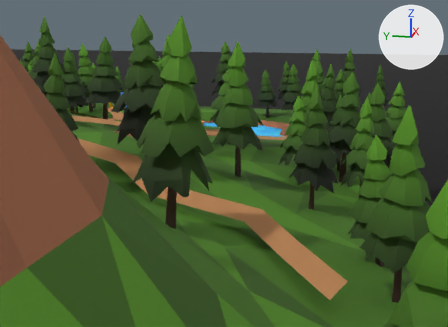
An edit to the glTF model web/static/models/mountain.glb, drawn before and after from the same camera.
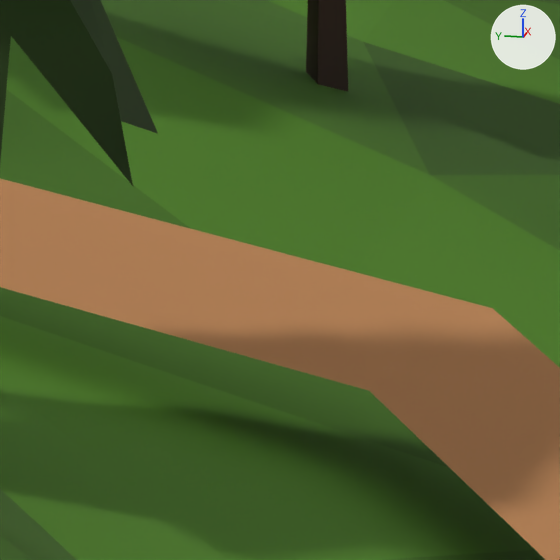
Each version is shown from a camera (50 mm lens) standing at (-15.24, -15.89, 8.05) and looking at (-4.39, -13.72, 5.33), then close up on the part from 42% to 61% of the width and 50% to 75% of the height. Lighting does not change. The marker at upper right points along +X, +Y and +Z. Where no turn or scale is listed for an object, it has been applied to the vertices.

In view in the first close-up: 'Fir1..002.19', 'Fir1..002.68', 'ground', 'path'.
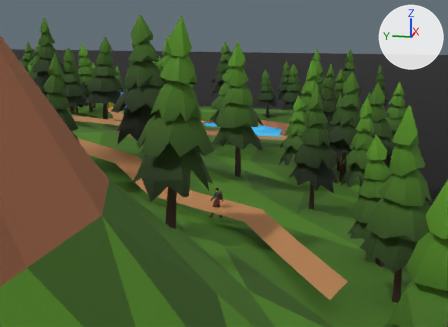
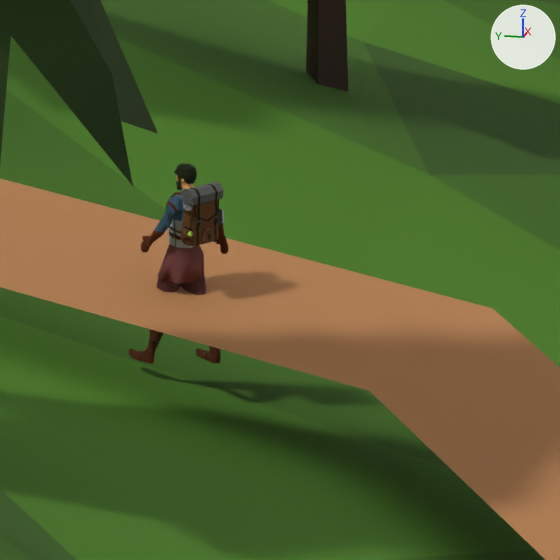
Changed parts and their boxes [x1, y1, x2, y2] in the close-ups (560 x 560 px):
'Hiker', added (brown): after [129, 164, 228, 363]

The change, as a diff of the scene's bpy script:
```diff
--- a/web/static/models/mountain.glb.py
+++ b/web/static/models/mountain.glb.py
@@ img_color_palette60x60_png_color_palette60x60_png @@
+img_color_palette60x60_png_color_palette60x60_png = load_image('color palette60x60.png-color palette60x60.png', '_unpacked/color_palette60x60.png-color_palette60x60.png', 60, 60, 'sRGB')
@@ mat_material_004 @@
+mat_material_004 = principled_material('Material.004')
+mat_material_004.texture = img_color_palette60x60_png_color_palette60x60_png  # with its transparency
+mat_material_004.metallic = 0.4
+mat_material_004.roughness = 1.0
@@ me_mainmesh_001 @@
+me_mainmesh_001.from_pydata(...)  # 5869 vertices, 12042 faces; spans x -0.102..0.084, y -0.118..0.162, z 0.0..0.57
+me_mainmesh_001.materials.append(mat_material_004)  # picture img_color_palette60x60_png_color_palette60x60_png
@@ ob_hiker @@
+ob_hiker = bpy.data.objects.new('Hiker', me_mainmesh_001)
+ob_hiker.location = (-4.585, -13.624, 4.346)
```
